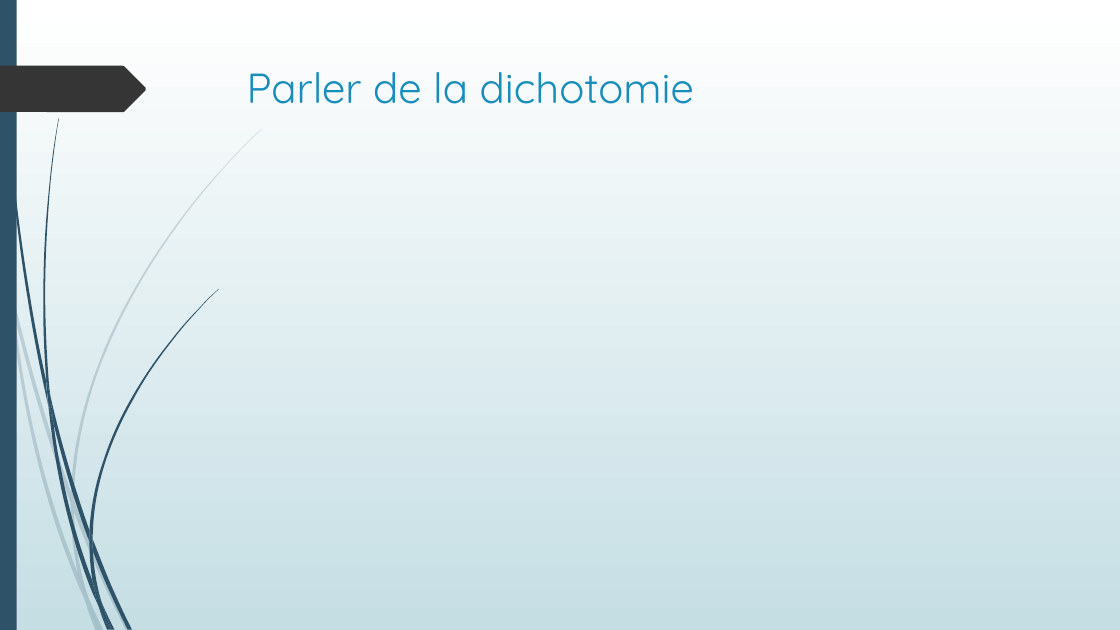
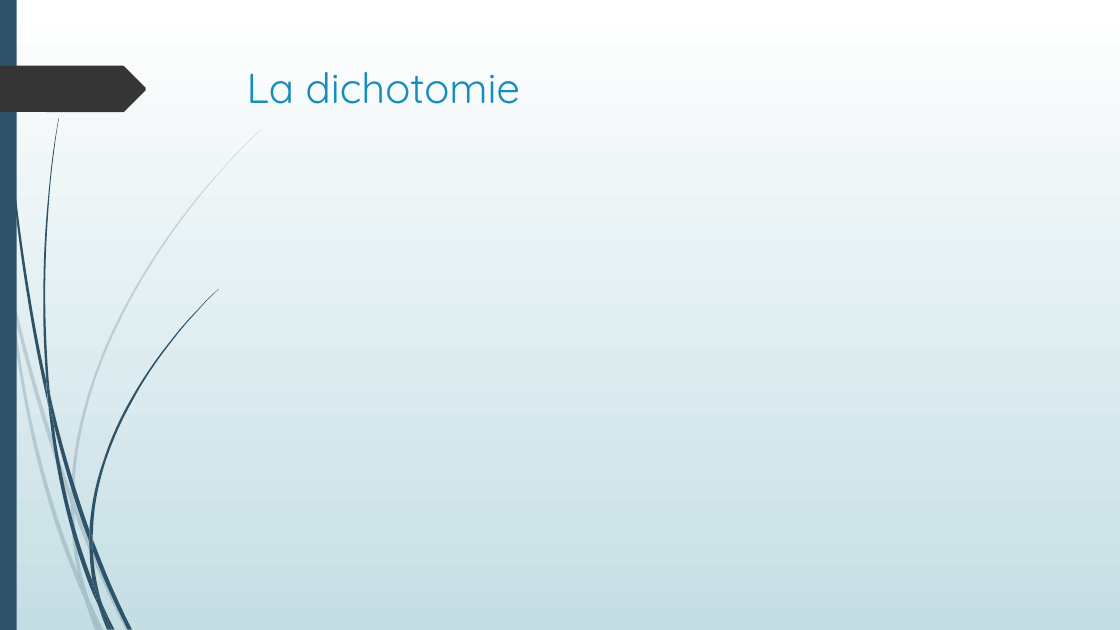
Before and after one commit to Poroing/CrowdDeplacementOptimisation, a slide deck: slide 19 of Présentation/Détermination d'un plan d'évacuation incendie.pptx (slide 18 before the commit). Drawn at 1120x630 pixels with LibreOffice and Linux fonts; fonts in the diff are those of the drawing. Boxes give left, top, right and bottom in pixels: in the first picture for what was removed or moved away, otherwise in the second. Text is boxed around its words. In the diff, an @@ line names an element or a change of style, - is before the commit and + after.

```diff
--- a/Présentation/Détermination d'un plan d'évacuation incendie.pptx
+++ b/Présentation/Détermination d'un plan d'évacuation incendie.pptx
@@ title at <box>247,72,520,104</box>: text changed @@
-Parler de la dichotomie
+La dichotomie
```
Also in this commit, not shown: 7 other slides changed, 19 slides added, 8 slides removed, 11 other files.
